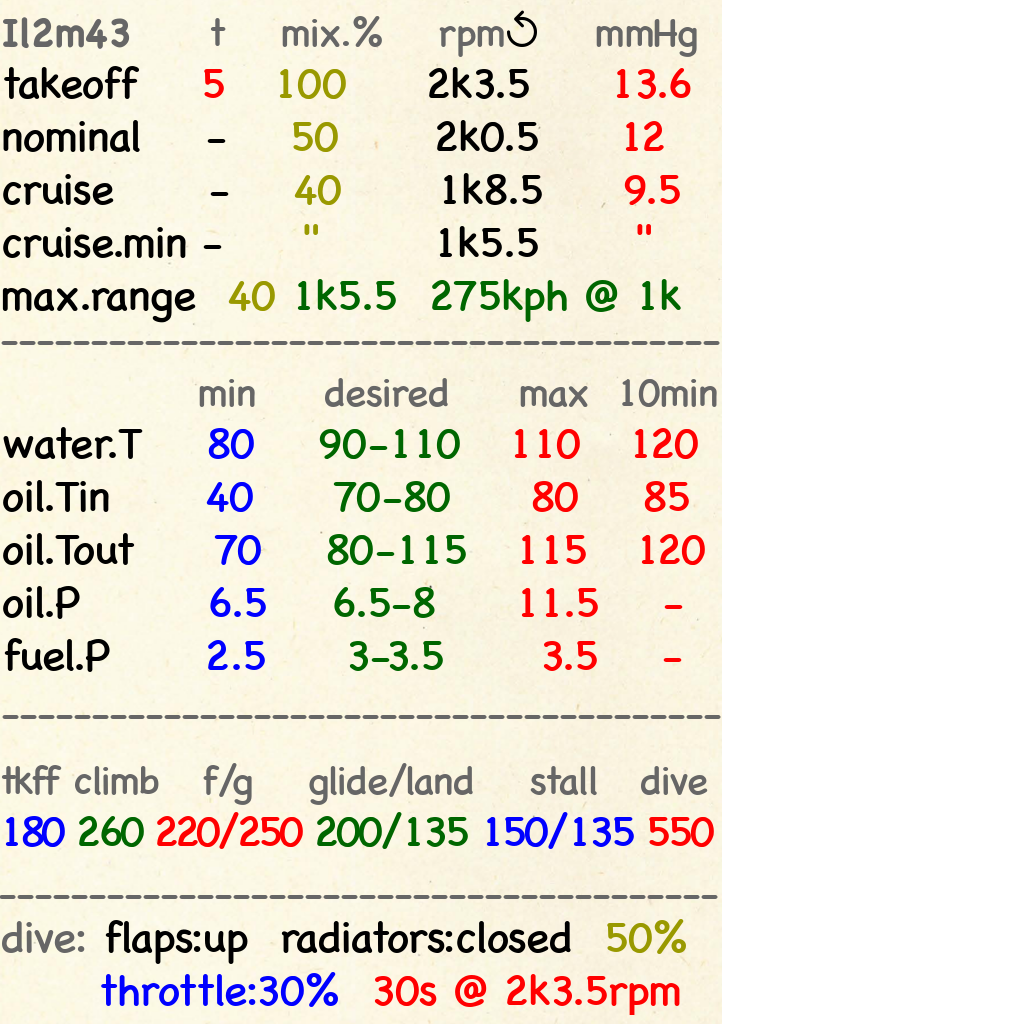
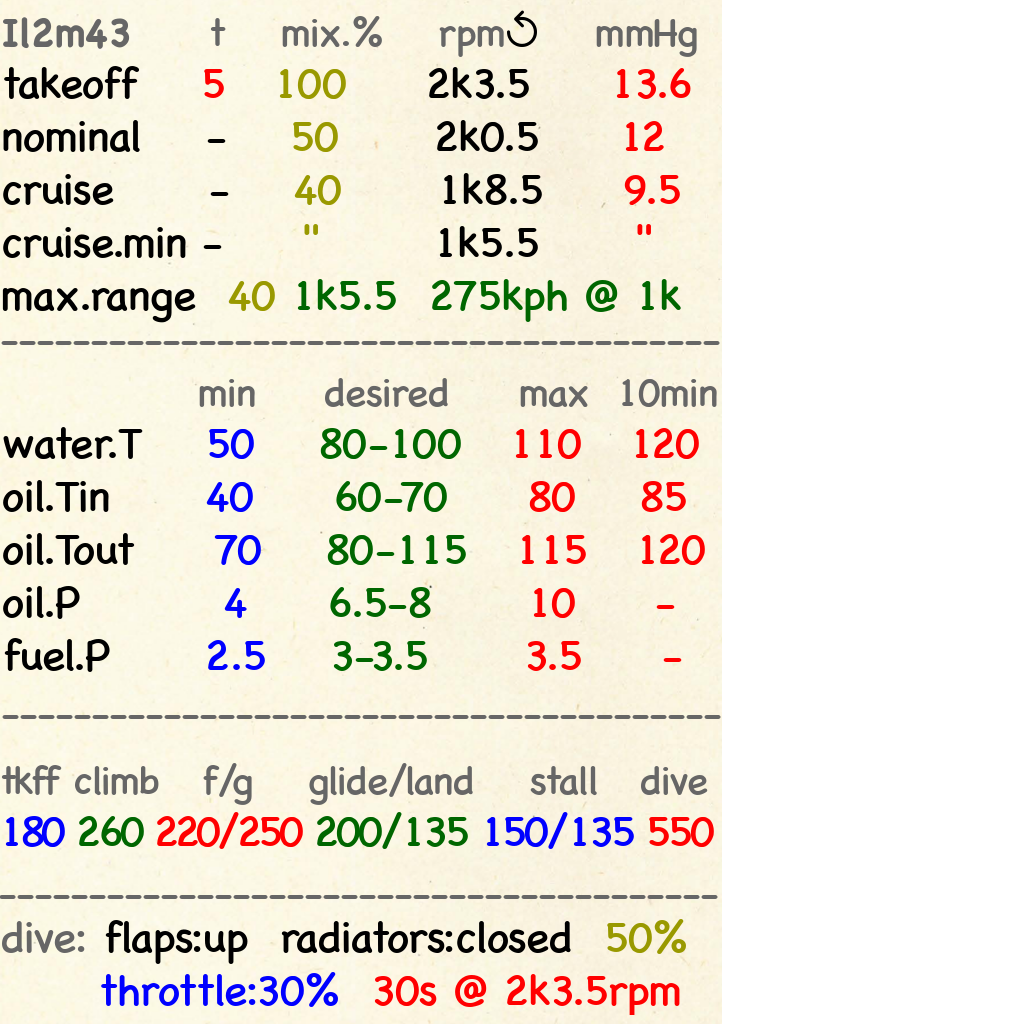
The second 1024x1024 image is a revision of the first. Changes to its layers:
painted on "min desired ..." over [208, 428, 699, 671]
